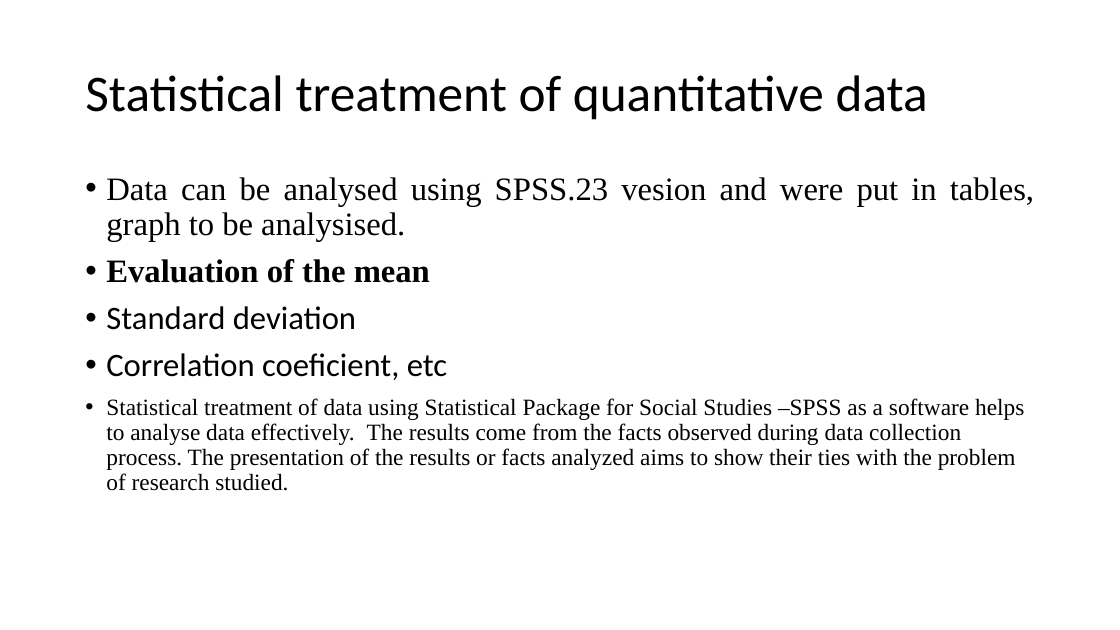
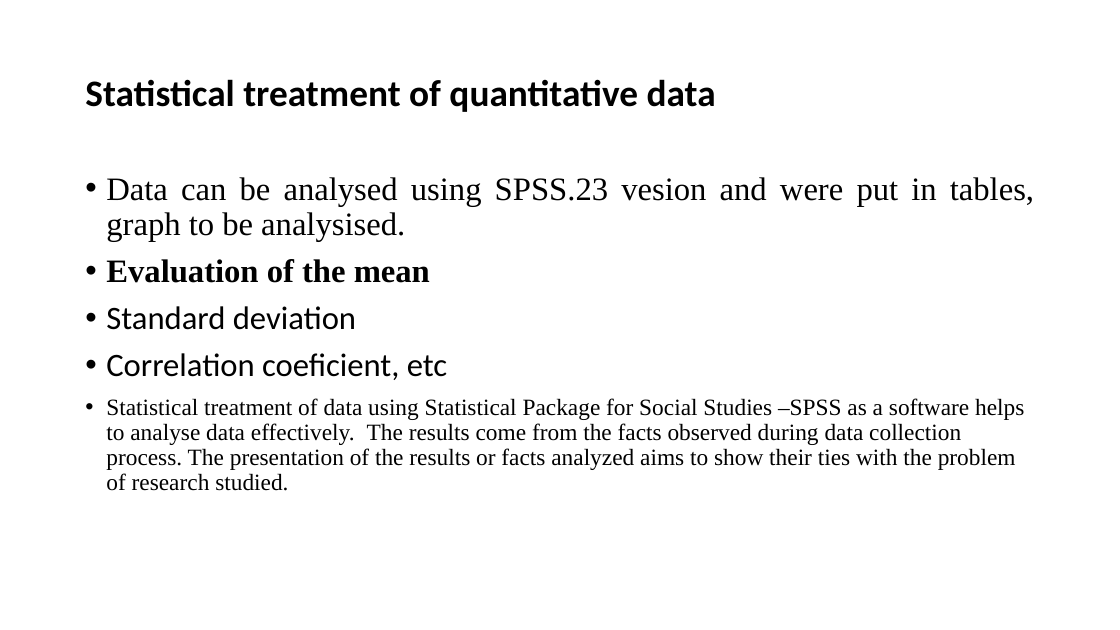
Before and after one commit to mutanganajoseph/Documents, a slide deck: slide 21 of auca/sem-1/edrom-8113-study-research/8 Scientific Research Method.pptx. Drawn at 1120x630 pixels with LibreOffice and Linux fonts; fonts in the diff are those of the drawing. Boxes give left, top, right and bottom in pixels: in the first picture for what was removed or moved away, otherwise in the second. Text is boxed around its words. In the diff, an @@ line names an element or a change of style, - is before the commit and + after.

```diff
--- a/auca/sem-1/edrom-8113-study-research/8 Scientific Research Method.pptx
+++ b/auca/sem-1/edrom-8113-study-research/8 Scientific Research Method.pptx
@@ title "Statistical treatment of quantitative data" at (85,79,716,112): size 44 to 32 pt, bold on @@
```
Also in this commit, not shown: 1 other slide changed, 9 other files.
